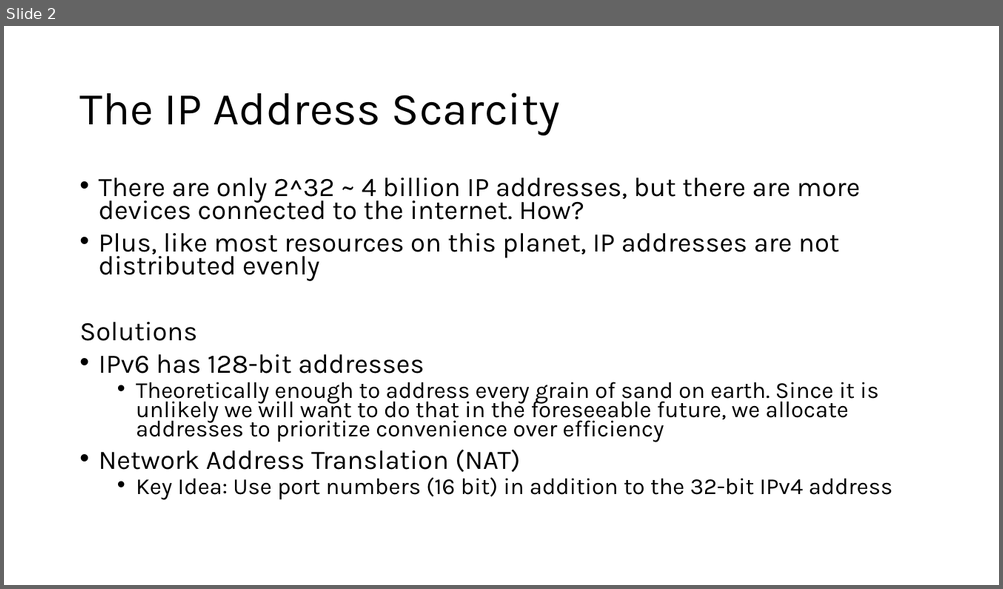
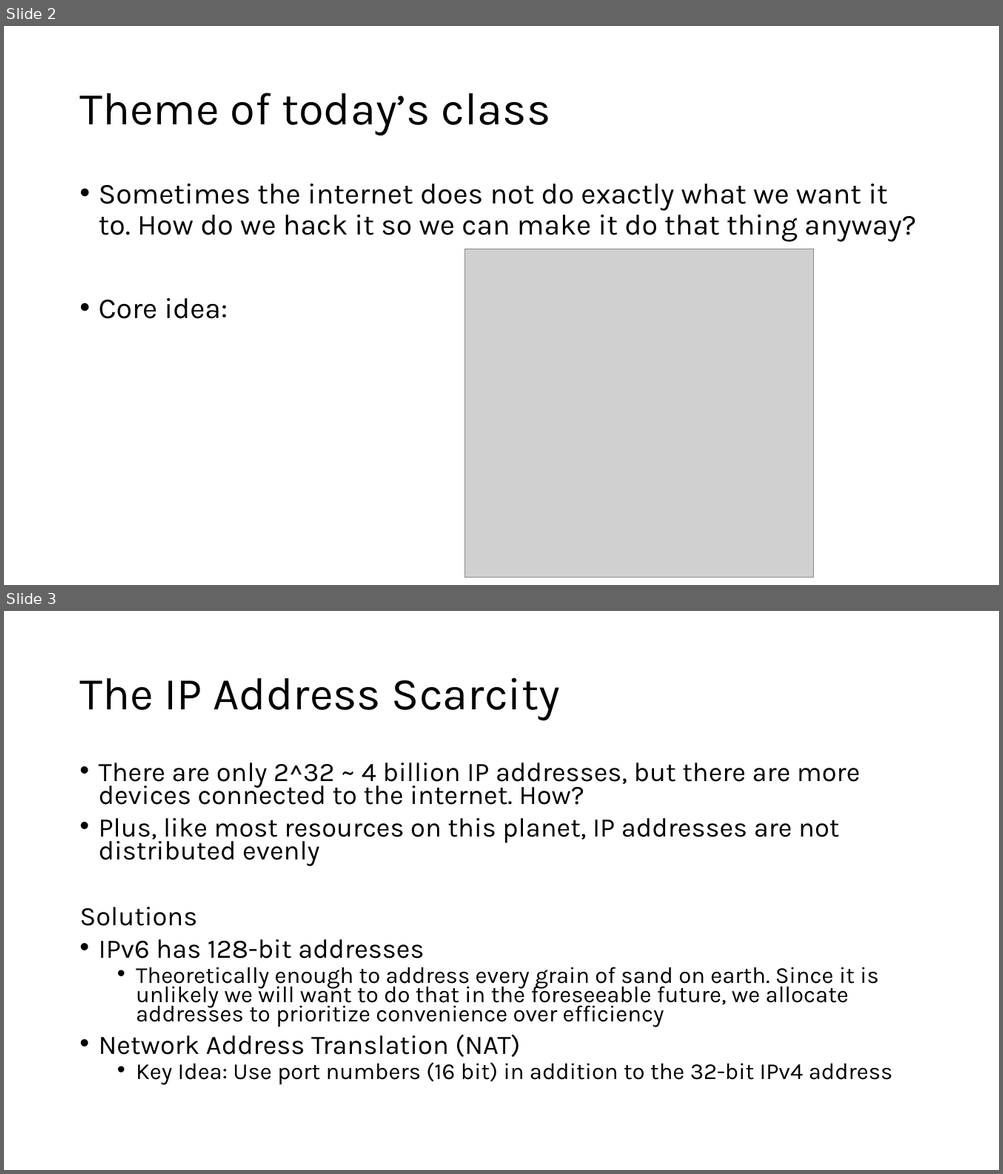
Before and after one commit to venkatarun95/mit_page, a slide deck: f25/assets/slides/lec26-nat-ipv6-overlay.pptx. Shown one above the other, each under a label of ours: slide 2 before the commit, slides 2 and 3 after it. The pictures are 1003x589 and 1003x1174 pixels, drawn with LibreOffice and Linux fonts; fonts in the diff are those of the drawing; grey boxes stand for pictures. Boxes give left, top, right and bottom in pixels: in the first picture for what was removed or moved away, otherwise in the second. Text is boxed around its words. In the diff, an @@ line names an element or a change of style, - is before the commit and + after.

```diff
--- a/f25/assets/slides/lec26-nat-ipv6-overlay.pptx
+++ b/f25/assets/slides/lec26-nat-ipv6-overlay.pptx
@@ slide 2 added at (x1=4, y1=26, x2=999, y2=585), background #FFFFFF @@
@@ title added at (x1=79, y1=93, x2=551, y2=136), 44 pt, text #000000 @@
+Theme of today’s class
@@ text added at (x1=99, y1=184, x2=916, y2=319), 28 pt, text #000000 @@
+• Sometimes the internet does not do exactly what we want it to. How do we hack it so we can make it do that thing anyway?
+• Core idea:
@@ picture added at (x1=465, y1=249, x2=814, y2=577) @@
@@ what was slide 2 is now slide 3 @@
```
Also in this commit, not shown: 2 slides changed, 2 other files.
